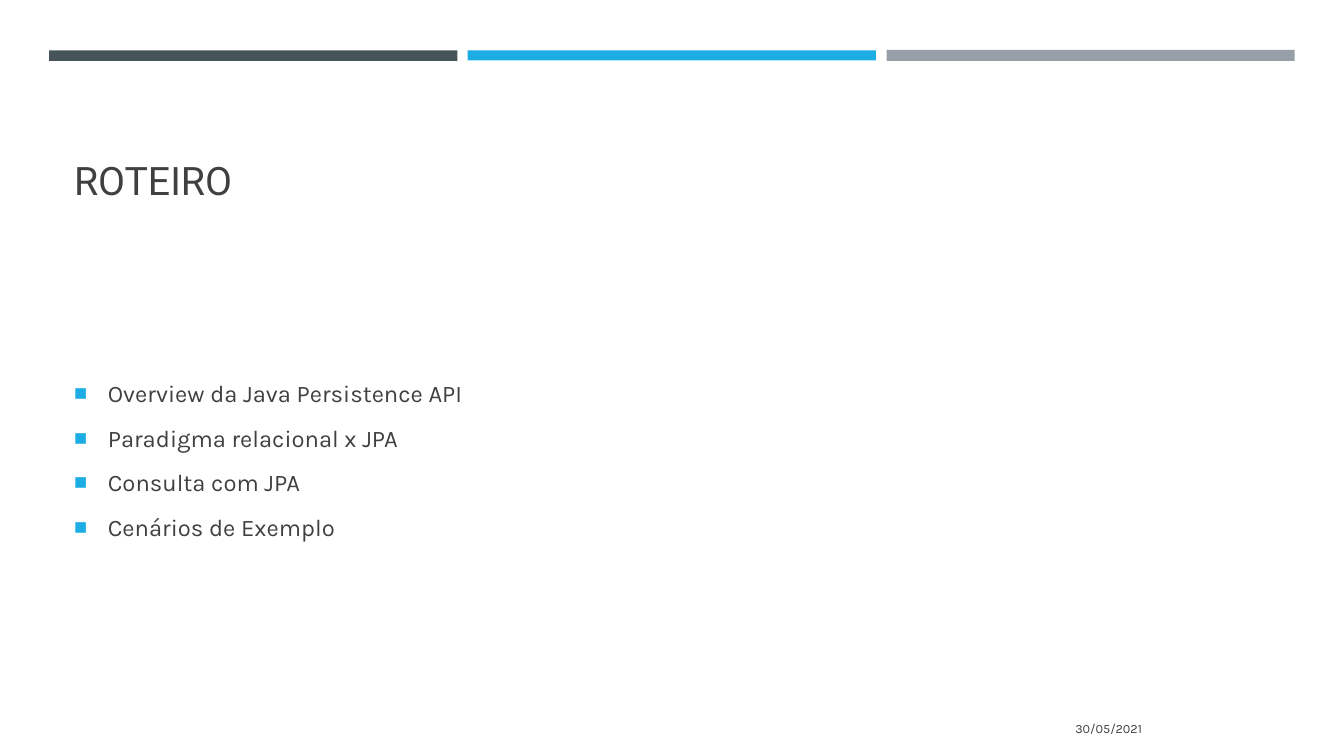
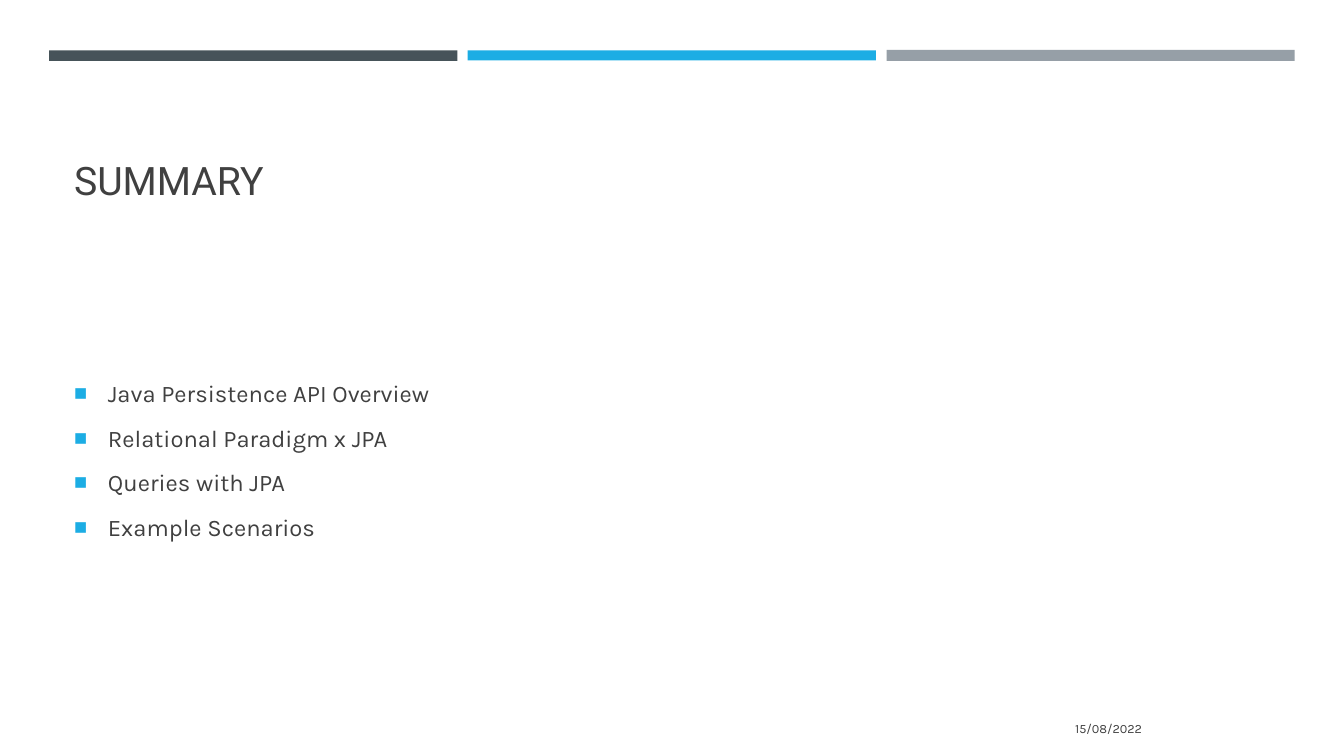
Before and after one commit to thiagoadelino/jpa-performance-issues, a slide deck: slide 2 of performance de consultas utilizando java persistence api.pptx. Drawn at 1344x756 pixels with LibreOffice and Linux fonts; fonts in the diff are those of the drawing. Boxes give left, top, right and bottom in pixels: in the first picture for what was removed or moved away, otherwise in the second. Text is boxed around its words. In the diff, an @@ line names an element or a change of style, - is before the commit and + after.

```diff
--- a/performance de consultas utilizando java persistence api.pptx
+++ b/performance de consultas utilizando java persistence api.pptx
@@ title at bbox=[74, 166, 264, 196]: text changed @@
-ROTEIRO
+SUMMARY
@@ text at bbox=[108, 385, 429, 542]: text changed @@
-■ Overview da Java Persistence API
-■ Paradigma relacional x JPA
-■ Consulta com JPA
-■ Cenários de Exemplo
+■ Java Persistence API Overview
+■ Relational Paradigm x JPA
+■ Queries with JPA
+■ Example Scenarios
@@ text at bbox=[1075, 724, 1142, 734]: text changed @@
-30/05/2021
+15/08/2022
```
Also in this commit, not shown: 20 other slides changed, 5 slides added, 1 slide removed.
